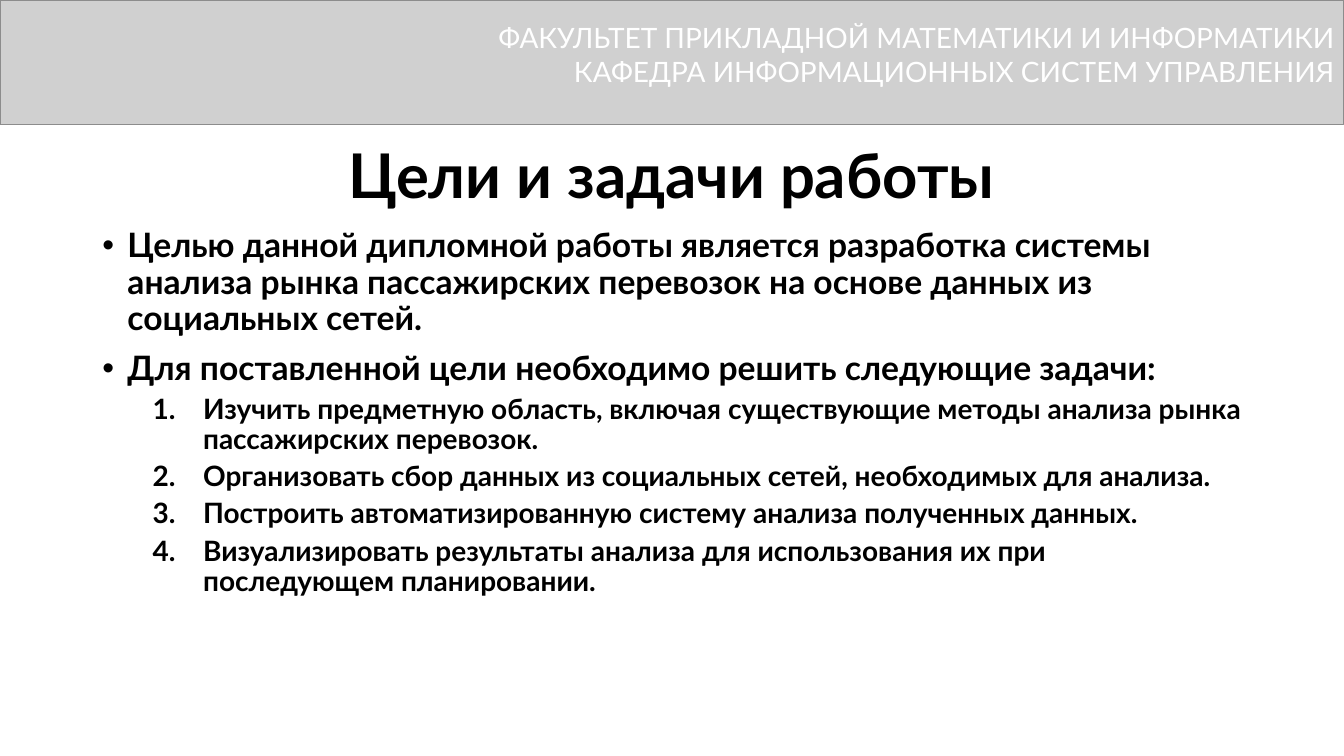
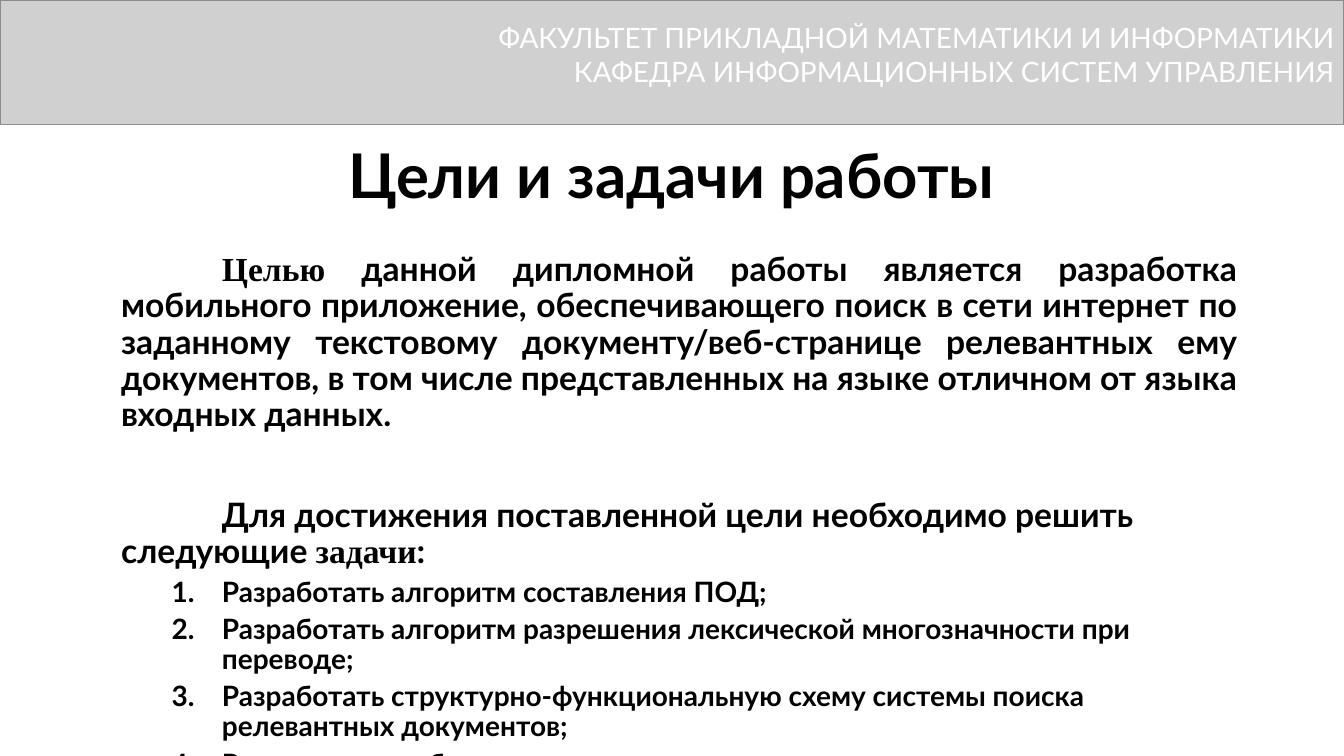
Before and after one commit to DimkaFPM/diplom, a slide deck: slide 3 of presentetion.pptx. Drawn at 1344x756 pixels with LibreOffice and Linux fonts; fonts in the diff are those of the drawing; grey boxes stand for pictures. Boxes give left, top, right and bottom in pixels: in the first picture for what was removed or moved away, otherwise in the second. Text is boxed around its words. In the diff, an @@ line names an element or a change of style, - is before the commit and + after.

```diff
--- a/presentetion.pptx
+++ b/presentetion.pptx
@@ text at [121, 256, 1237, 711]: text changed; size 20 to 24 pt @@
-• Целью данной дипломной работы является разработка системы анализа рынка пассажирских перевозок на основе данных из социальных сетей.
-• Для поставленной цели необходимо решить следующие задачи:
-  1. Изучить предметную область, включая существующие методы анализа рынка пассажирских перевозок.
-  2. Организовать сбор данных из социальных сетей, необходимых для анализа.
-  3. Построить автоматизированную систему анализа полученных данных.
-  4. Визуализировать результаты анализа для использования их при последующем планировании.
+Целью данной дипломной работы является разработка мобильного приложение, обеспечивающего поиск в сети интернет по заданному текстовому документу/веб-странице релевантных ему документов, в том числе представленных на языке отличном от языка входных данных.
+Для достижения поставленной цели необходимо решить следующие задачи:
+  1. Разработать алгоритм составления ПОД;
+  2. Разработать алгоритм разрешения лексической многозначности при переводе;
+  3. Разработать структурно-функциональную схему системы поиска релевантных документов;
+  4. Реализовать мобильное приложение.
```
Also in this commit, not shown: 2 other slides changed.
